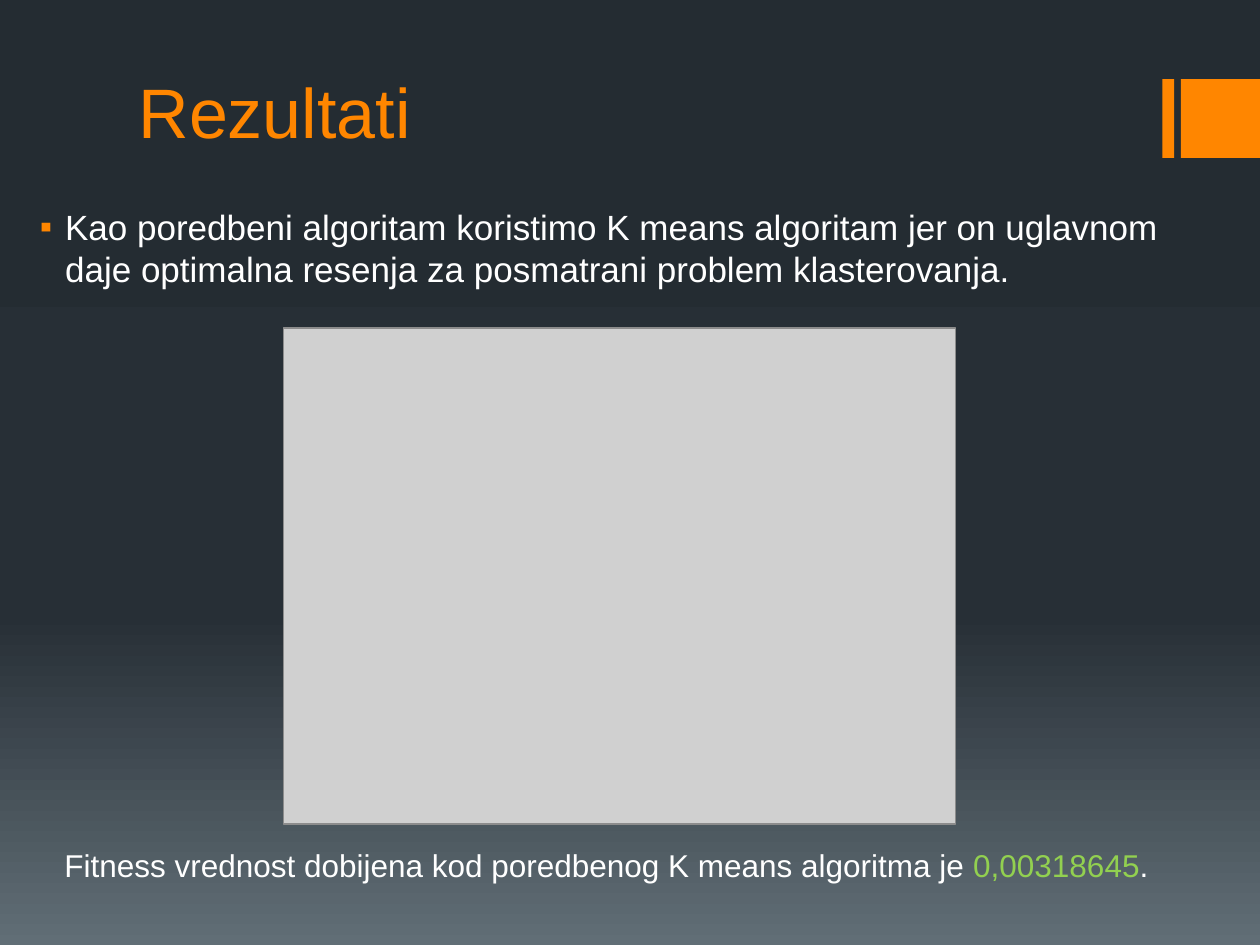
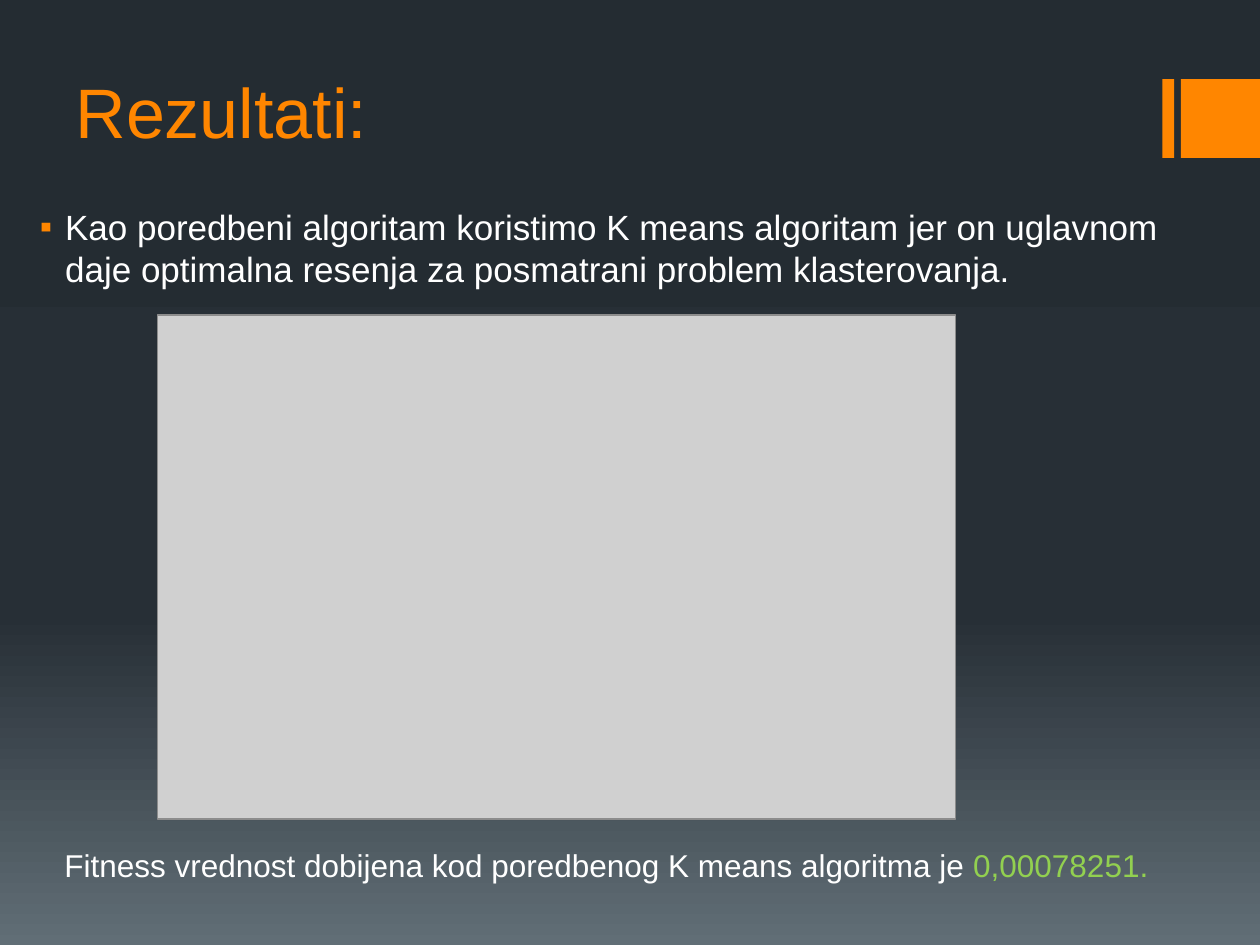
Before and after one commit to erminskrijelj/RI_projekat, a slide deck: slide 9 of Documentations/GA.pptx. Drawn at 1260x945 pixels with LibreOffice and Linux fonts; fonts in the diff are those of the drawing; grey boxes stand for pictures. Boxes give left, top, right and bottom in pixels: in the first picture for what was removed or moved away, otherwise in the second. Text is boxed around its words. In the diff, an @@ line names an element or a change of style, - is before the commit and + after.

```diff
--- a/Documentations/GA.pptx
+++ b/Documentations/GA.pptx
@@ title at (x1=76, y1=87, x2=367, y2=139): text changed @@
-Rezultati
+Rezultati:
@@ picture resized from (x1=284, y1=328, x2=955, y2=824) to (x1=158, y1=315, x2=955, y2=819) @@
@@ text at (x1=64, y1=854, x2=1148, y2=883): text changed @@
-Fitness vrednost dobijena kod poredbenog K means algoritma je 0,00318645.
+Fitness vrednost dobijena kod poredbenog K means algoritma je 0,00078251.
```
Also in this commit, not shown: 5 other slides changed, 7 slides added, 3 slides removed, 4 other files.
